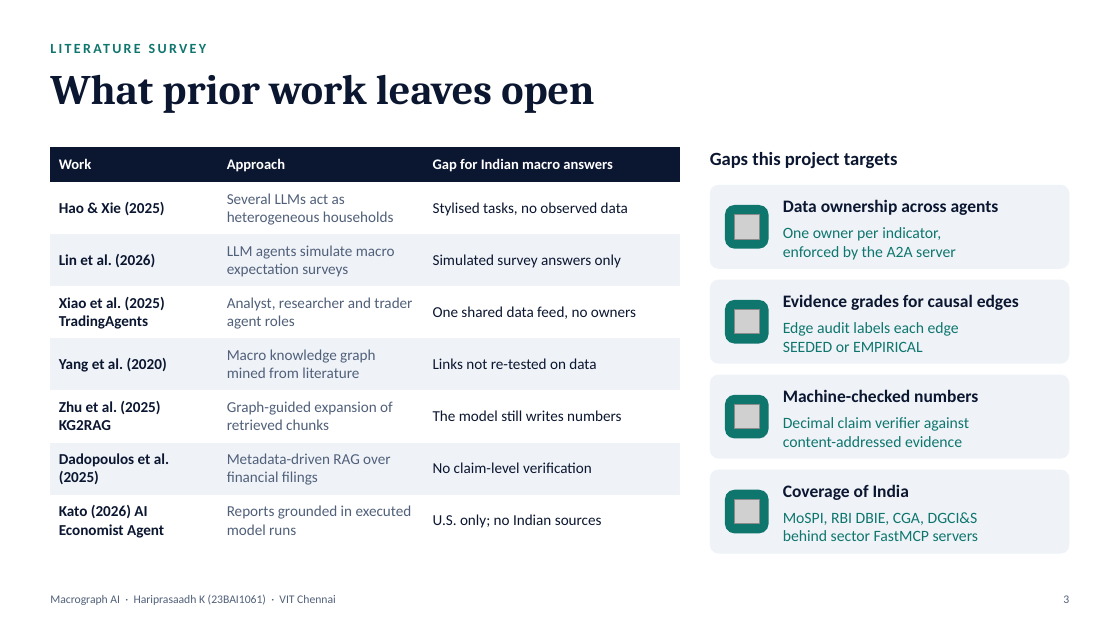
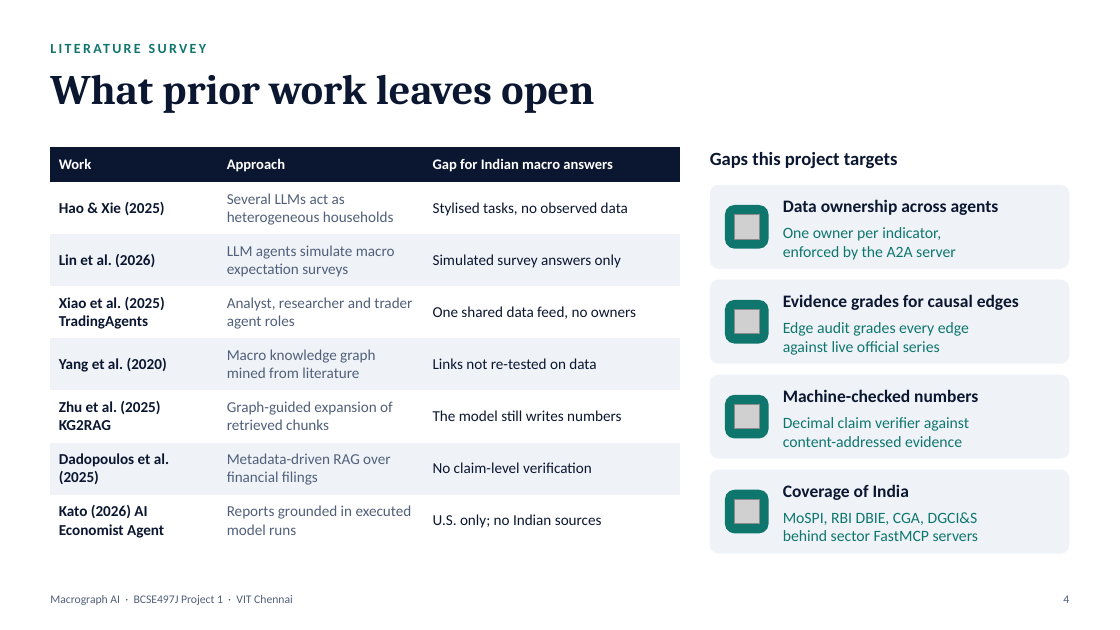
Before and after one commit to Hariprasaadh/macrograph-ai, a slide deck: slide 4 of docs/detailed/Macrograph_AI_Presentation.pptx (slide 3 before the commit). Drawn at 1120x630 pixels with LibreOffice and Linux fonts; fonts in the diff are those of the drawing; grey boxes stand for pictures. Boxes give left, top, right and bottom in pixels: in the first picture for what was removed or moved away, otherwise in the second. Text is boxed around its words. In the diff, an @@ line names an element or a change of style, - is before the commit and + after.

```diff
--- a/docs/detailed/Macrograph_AI_Presentation.pptx
+++ b/docs/detailed/Macrograph_AI_Presentation.pptx
@@ text at (783,322,969,355): text changed @@
-Edge audit labels each edge
-SEEDED or EMPIRICAL
+Edge audit grades every edge
+against live official series
@@ text at (50,595,293,605): text changed @@
-Macrograph AI · Hariprasaadh K (23BAI1061) · VIT Chennai
+Macrograph AI · BCSE497J Project 1 · VIT Chennai
@@ page number at (1063,595,1069,603): text changed @@
-3
+4
```
Also in this commit, not shown: 13 other slides changed, 6 slides added, 1 slide removed, 3 other files.
